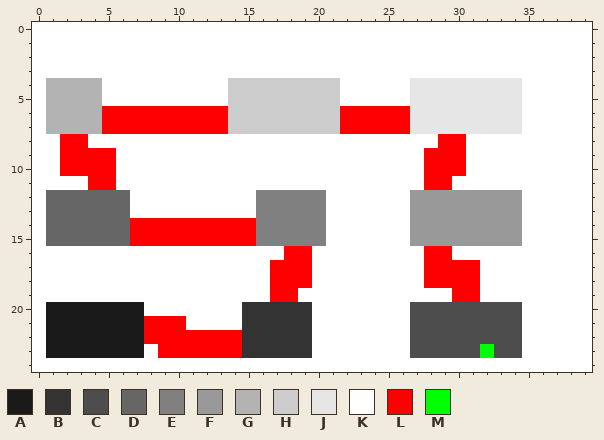
Pixel-art sprite: niveau.png. The first picture shows the starting point.
The file is 40x25 pixels.
Palette (. is transparent): A #1a1a1a  B #333333  C #4d4d4d  D #666666  E #808080  F #999999  G #b3b3b3  H #cccccc  J #e6e6e6  K #ffffff  L #ff0000  M #00ff00
Pixels before, first column x 0:
 0 KKKKKKKKKKKKKKKKKKKKKKKKKKKKKKKKKKKKKKKK
 1 KKKKKKKKKKKKKKKKKKKKKKKKKKKKKKKKKKKKKKKK
 2 KKKKKKKKKKKKKKKKKKKKKKKKKKKKKKKKKKKKKKKK
 3 KKKKKKKKKKKKKKKKKKKKKKKKKKKKKKKKKKKKKKKK
 4 KGGGGKKKKKKKKKHHHHHHHHKKKKKJJJJJJJJKKKKK
 5 KGGGGKKKKKKKKKHHHHHHHHKKKKKJJJJJJJJKKKKK
 6 KGGGGLLLLLLLLLHHHHHHHHLLLLLJJJJJJJJKKKKK
 7 KGGGGLLLLLLLLLHHHHHHHHLLLLLJJJJJJJJKKKKK
 8 KKLLKKKKKKKKKKKKKKKKKKKKKKKKKLLKKKKKKKKK
 9 KKLLLLKKKKKKKKKKKKKKKKKKKKKKLLLKKKKKKKKK
10 KKLLLLKKKKKKKKKKKKKKKKKKKKKKLLLKKKKKKKKK
11 KKKKLLKKKKKKKKKKKKKKKKKKKKKKLLKKKKKKKKKK
12 KDDDDDDKKKKKKKKKEEEEEKKKKKKFFFFFFFFKKKKK
13 KDDDDDDKKKKKKKKKEEEEEKKKKKKFFFFFFFFKKKKK
14 KDDDDDDLLLLLLLLLEEEEEKKKKKKFFFFFFFFKKKKK
15 KDDDDDDLLLLLLLLLEEEEEKKKKKKFFFFFFFFKKKKK
16 KKKKKKKKKKKKKKKKKKLLKKKKKKKKLLKKKKKKKKKK
17 KKKKKKKKKKKKKKKKKLLLKKKKKKKKLLLLKKKKKKKK
18 KKKKKKKKKKKKKKKKKLLLKKKKKKKKLLLLKKKKKKKK
19 KKKKKKKKKKKKKKKKKLLKKKKKKKKKKKLLKKKKKKKK
20 KAAAAAAAKKKKKKKBBBBBKKKKKKKCCCCCCCCKKKKK
21 KAAAAAAALLLKKKKBBBBBKKKKKKKCCCCCCCCKKKKK
22 KAAAAAAALLLLLLLBBBBBKKKKKKKCCCCCCCCKKKKK
23 KAAAAAAAKLLLLLLBBBBBKKKKKKKCCCCCMCCKKKKK
24 KKKKKKKKKKKKKKKKKKKKKKKKKKKKKKKKKKKKKKKK
Once edited:
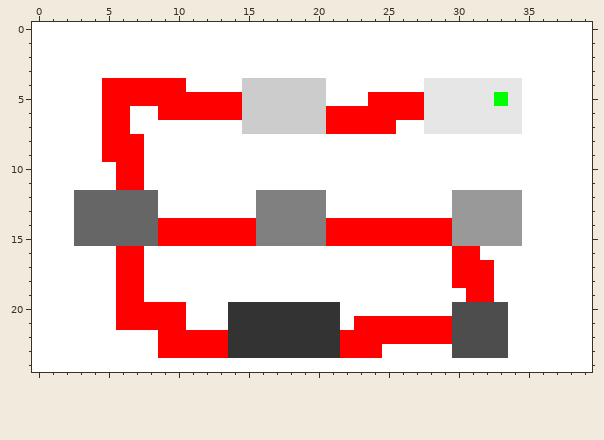
The edit:
y 4: x 1..10 GGGGKKKKKK -> KKKKLLLLLL; x 14 H -> K; x 21 H -> K; x 27 J -> K
y 5: x 1..14 GGGGKKKKKKKKKH -> KKKKLLLLLLLLLL; x 21 H -> K; x 24..27 KKKJ -> LLLL; x 33 J -> M
y 6: x 1..4 GGGG -> KKKK; x 7..8 LL -> KK; x 14 H -> L; x 21 H -> L; x 27 J -> L
y 7: x 1..4 GGGG -> KKKK; x 7..14 LLLLLLLH -> KKKKKKKK; x 21 H -> L; x 26..27 LJ -> KK
y 8: x 2..3 LL -> KK; x 5..7 KKK -> LLL; x 29..30 LL -> KK
y 9: x 2..4 LLL -> KKK; x 6..7 KK -> LL; x 28..30 LLL -> KKK
y 10: x 2..7 LLLLKK -> KKKKLL; x 28..30 LLL -> KKK
y 11: x 4..7 LLKK -> KKLL; x 28..29 LL -> KK
y 12..13: x 1..2 DD -> KK; x 7..8 KK -> DD; x 27..29 FFF -> KKK
y 14..15: x 1..2 DD -> KK; x 7..8 LL -> DD; x 21..29 KKKKKKFFF -> LLLLLLLLL
y 16: x 6..7 KK -> LL; x 18..19 LL -> KK; x 28..31 LLKK -> KKLL
y 17..18: x 6..7 KK -> LL; x 17..19 LLL -> KKK; x 28..29 LL -> KK; x 32 K -> L
y 19: x 6..7 KK -> LL; x 17..18 LL -> KK; x 30 L -> K; x 32 K -> L
y 20: x 1..10 AAAAAAAKKK -> KKKKKLLLLL; x 14 K -> B; x 20..21 KK -> BB; x 27..29 CCC -> KKK; x 34 C -> K
y 21: x 1..7 AAAAAAA -> KKKKKLL; x 14 K -> B; x 20..21 KK -> BB; x 23..29 KKKKCCC -> LLLLLLL; x 34 C -> K
y 22: x 1..8 AAAAAAAL -> KKKKKKKK; x 14 L -> B; x 20..29 KKKKKKKCCC -> BBLLLLLLLL; x 34 C -> K
y 23: x 1..7 AAAAAAA -> KKKKKKK; x 14 L -> B; x 20..24 KKKKK -> BBLLL; x 27..29 CCC -> KKK; x 32 M -> C; x 34 C -> K
